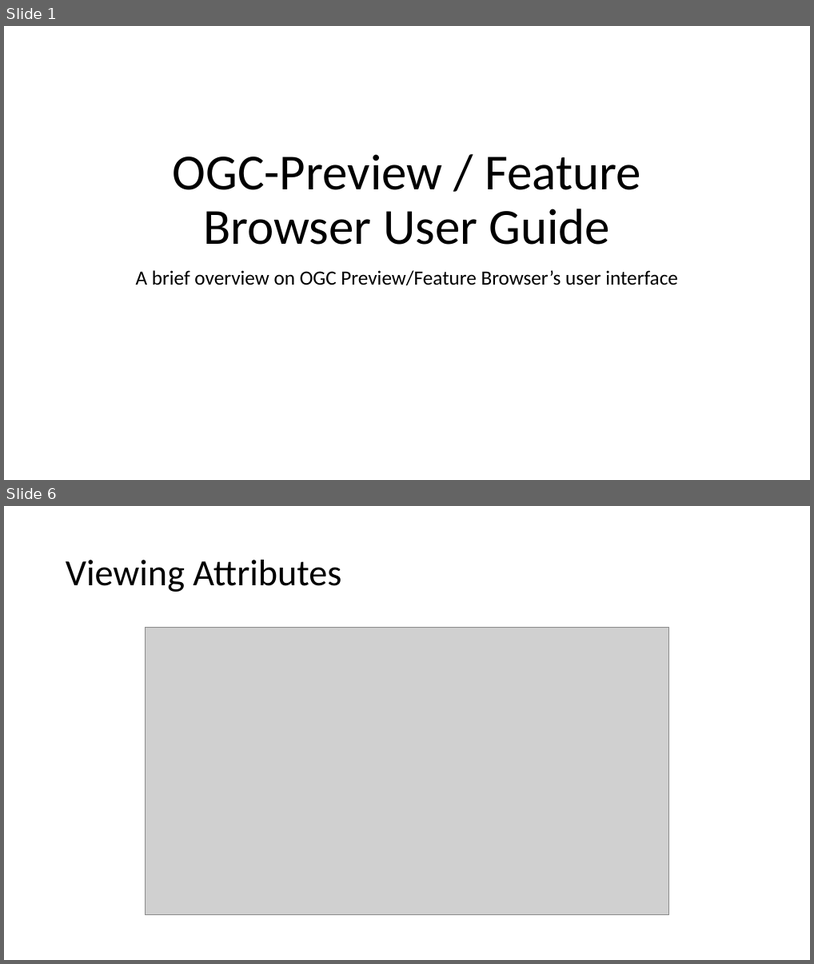
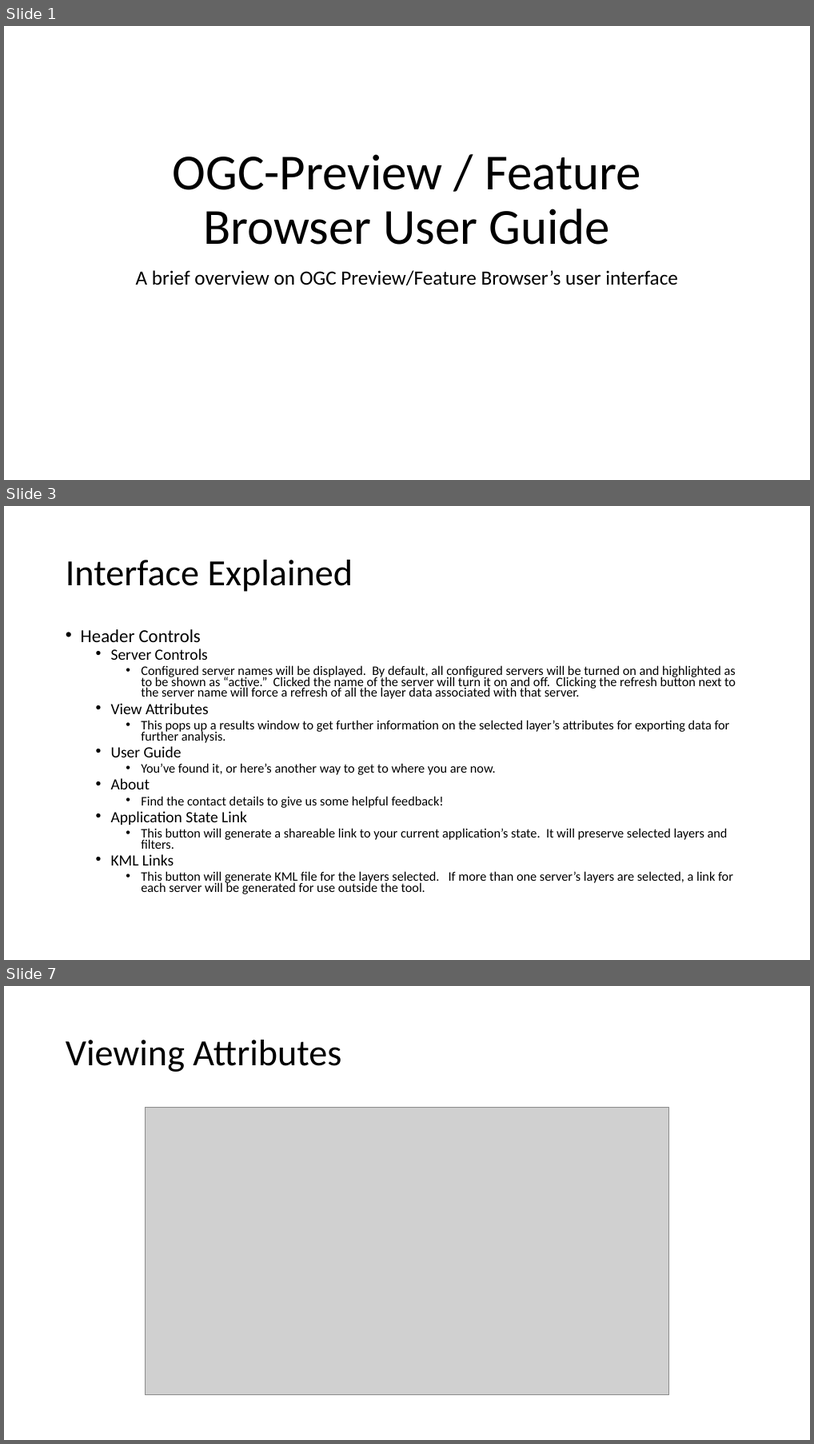
Before and after one commit to ais-open/ogc-preview, a slide deck: app/OGC-Preview User Guide.pptx. Shown one above the other, each under a label of ours: slides 1 and 6 before the commit, slides 1, 3 and 7 after it; the slides between them are not shown. The pictures are 814x964 and 814x1444 pixels, drawn with LibreOffice and Linux fonts; fonts in the diff are those of the drawing; grey boxes stand for pictures. Boxes give left, top, right and bottom in pixels: in the first picture for what was removed or moved away, otherwise in the second. Text is boxed around its words. In the diff, an @@ line names an element or a change of style, - is before the commit and + after.

Commit message:
Updating user guide to match new added user interface elements.

```diff
--- a/app/OGC-Preview User Guide.pptx
+++ b/app/OGC-Preview User Guide.pptx
@@ slide 3 added at (x1=4, y1=506, x2=810, y2=960), background #FFFFFF @@
@@ title added at (x1=66, y1=560, x2=354, y2=592), 44 pt, text #000000 @@
+Interface Explained
@@ text added at (x1=81, y1=629, x2=736, y2=894), 15.5 pt, text #000000 @@
+• Header Controls
+  • Server Controls
+    • Configured server names will be displayed. By default, all configured servers will be turned on and highlighted as to be shown as “active.” Clicked the name of the server will turn it on and off. Clicking the refresh button next to the server name will force a refresh of all the layer data associated with that server.
+  • View Attributes
+    • This pops up a results window to get further information on the selected layer’s attributes for exporting data for further analysis.
+  • User Guide
+    • You’ve found it, or here’s another way to get to where you are now.
+  • About
+    • Find the contact details to give us some helpful feedback!
+  • Application State Link
+    • This button will generate a shareable link to your current application’s state. It will preserve selected layers and filters.
+  • KML Links
+    • This button will generate KML file for the layers selected. If more than one server’s layers are selected, a link for each server will be generated for use outside the tool.
@@ what was slide 6 is now slide 7 @@
```
Also in this commit, not shown: 2 slides changed.
